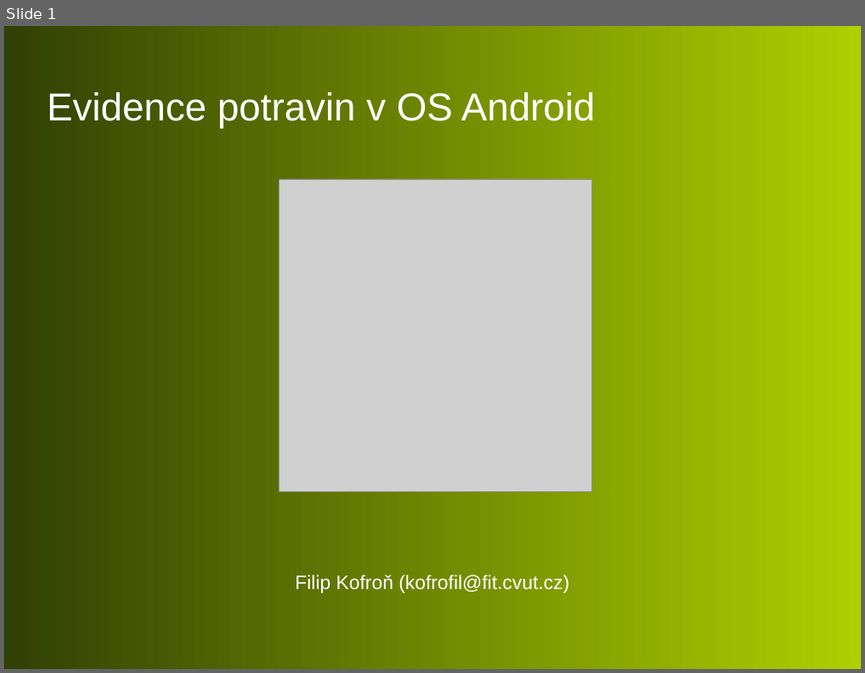
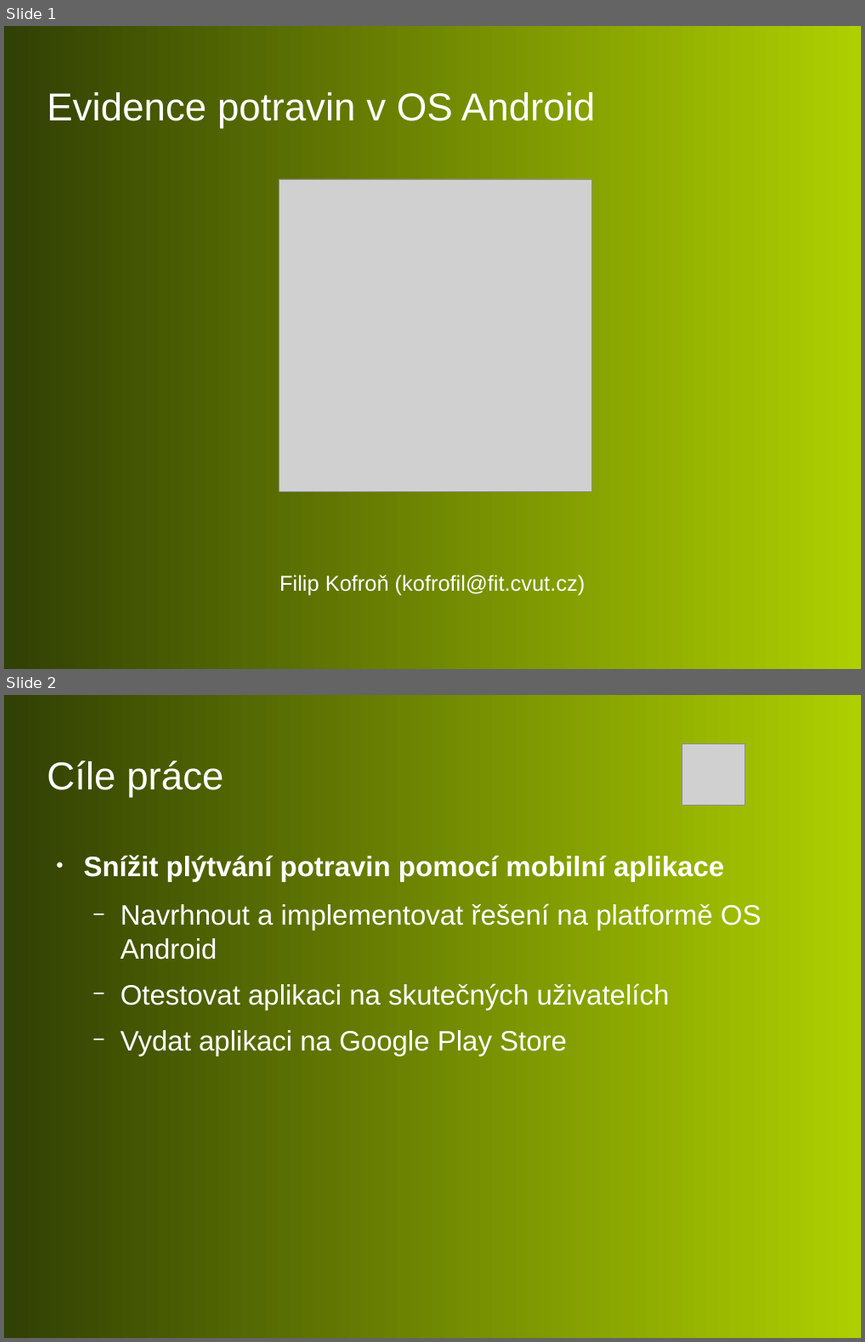
Before and after one commit to filipkofron/finals, a slide deck: obhajoba_filip_kofron.odp. Shown one above the other, each under a label of ours: slide 1 before the commit, slides 1 and 2 after it. The pictures are 865x673 and 865x1342 pixels, drawn with LibreOffice and Linux fonts; fonts in the diff are those of the drawing; grey boxes stand for pictures; background and template pictures are left out. Boxes give left, top, right and bottom in pixels: in the first picture for what was removed or moved away, otherwise in the second. Text is boxed around its words. In the diff, an @@ line names an element or a change of style, - is before the commit and + after.

```diff
--- a/obhajoba_filip_kofron.odp
+++ b/obhajoba_filip_kofron.odp
@@ slide 2 added at [4, 695, 861, 1338], background picture (left out) @@
@@ picture added at [683, 744, 745, 805] @@
@@ title added at [46, 760, 223, 798], 36 pt, text #FFFFFF @@
+Cíle práce
@@ text added at [84, 855, 761, 1055], 26 pt, text #FFFFFF @@
+● Snížit plýtvání potravin pomocí mobilní aplikace
+  − Navrhnout a implementovat řešení na platformě OS Android
+  − Otestovat aplikaci na skutečných uživatelích
+  − Vydat aplikaci na Google Play Store
@@ slide 1 changed as well @@
@@ text "Filip Kofroň (kofrofil@fit.cvut.cz)" at [279, 574, 585, 596]: size 18 to 20 pt @@
```
Also in this commit, not shown: 6 other slides added.
